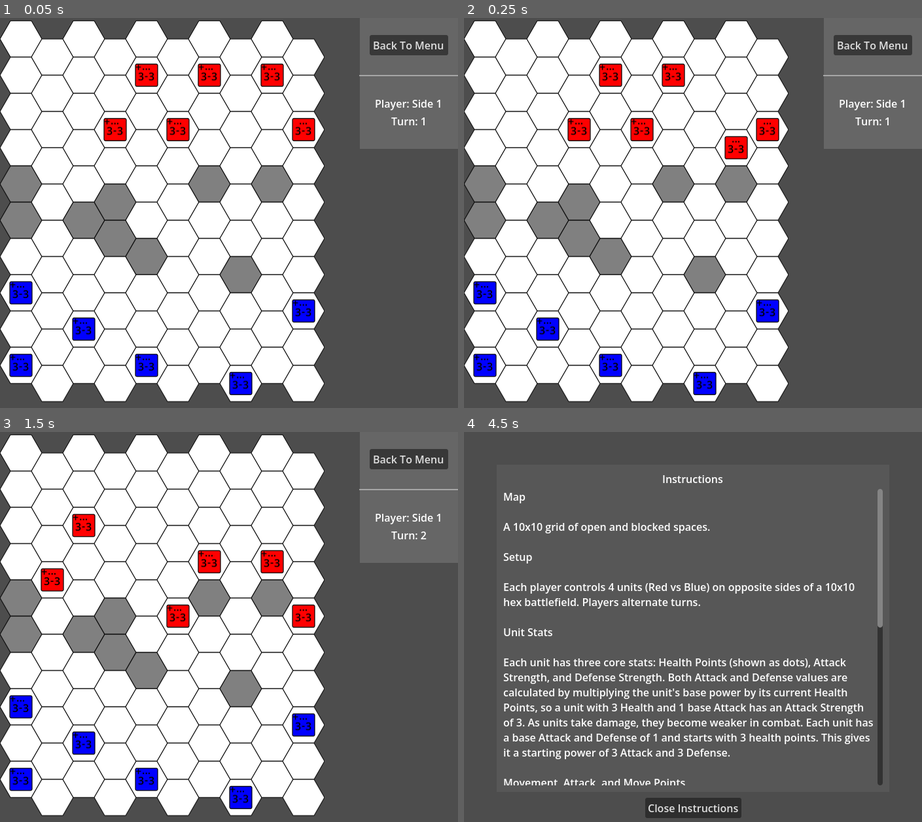
Above: before the commit, frames 1-4 (two rows, left to right).
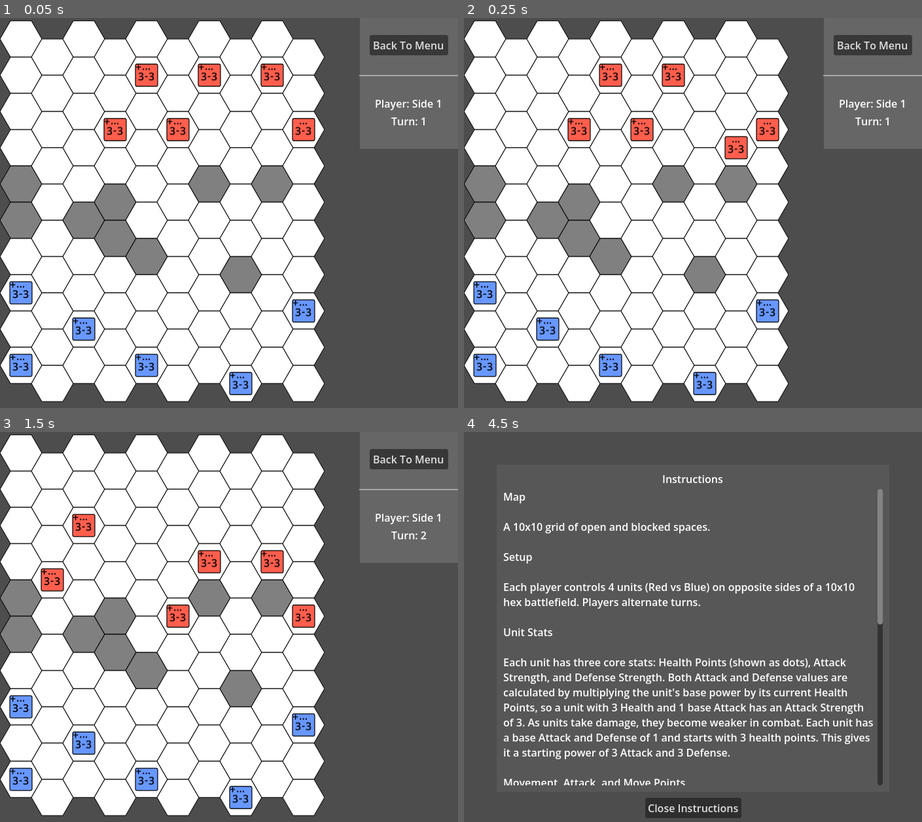
Above: after the commit, the same moments.

Repository: Bly7/1-week-wargame
Game: Godot game, scene res://main.tscn
Same seed, same stepped clock (60 frames per second), same inputs: the game is played once before the commit and once after it. This scene is started directly instead of the project's main scene.
Inputs (mouse positions are in pixels of both pictures, inside the frame that each line leads up to):
- Up to frame 1 (0.05 s): no input
- Up to frame 2 (0.25 s): no input
- Up to frame 3 (1.5 s): move the mouse to (329, 607) at 0.52 s; click (329, 607) at 0.67 s; click "End Turn" at 1.25 s
- Up to frame 4 (4.5 s): click "Back To Menu" at 2 s; click "AI" at 2.75 s; click "Player" at 3.5 s; click "Show Instructions" at 4.25 s

The runs differ from the first frame. In frame 1, 3.1% of the frame differs, in the area x 2-69%, y 11-97%; in frame 2, 3.1%; in frame 3, 3.1%; in frame 4, less than 0.1%.

Commit message:
Update UI, export settings, and add team colors
Added unique_id properties to StartMenu.tscn nodes for better Godot 4 compatibility. Updated .gitignore to exclude Builds directory. Modified export_presets.cfg for new export path and web settings. InstructionPopup.tscn instructions clarified unit movement and added note about the "+" symbol. main.tscn now defines side1_color and side2_color for team differentiation.

Diff:
--- a/Menu/InstructionPopup/InstructionPopup.tscn
+++ b/Menu/InstructionPopup/InstructionPopup.tscn
@@ -68,7 +68,7 @@
 
 Movement, Attack, and Move Points
 
-Every unit starts each turn with 2 Move Points. Each point a …(213 unchanged characters)… ove Points, preventing further movement.
+Every unit starts each turn with 2 Move Points. Each point a …(213 unchanged characters)… ove Points, preventing further movement. Units that have not moved have a \"+\" symbol at the top left of their icon.
 
 Combat Resolution
 
--- a/Menu/StartMenu.tscn
+++ b/Menu/StartMenu.tscn
@@ -12,7 +12,7 @@
 [sub_resource type="StyleBoxLine" id="StyleBoxLine_gfwu2"]
 thickness = 0
 
-[node name="StartMenu" type="Control"]
+[node name="StartMenu" type="Control" unique_id=1967493199]
 layout_mode = 3
 anchors_preset = 15
 anchor_right = 1.0
@@ -21,7 +21,7 @@
 grow_vertical = 2
 script = ExtResource("1_8pdbv")
 
-[node name="StartMenuControl" type="Control" parent="."]
+[node name="StartMenuControl" type="Control" parent="." unique_id=1593148396]
 layout_mode = 1
 anchors_preset = 15
 anchor_right = 1.0
@@ -29,7 +29,7 @@
 grow_horizontal = 2
 grow_vertical = 2
 
-[node name="MarginContainer" type="MarginContainer" parent="StartMenuControl"]
+[node name="MarginContainer" type="MarginContainer" parent="StartMenuControl" unique_id=140556223]
 layout_mode = 1
 anchors_preset = 15
 anchor_right = 1.0
@@ -38,39 +38,39 @@
 grow_vertical = 2
 theme_override_constants/margin_top = 65
 
-[node name="VBoxContainer" type="VBoxContainer" parent="StartMenuControl/MarginContainer"]
+[node name="VBoxContainer" type="VBoxContainer" parent="StartMenuControl/MarginContainer" unique_id=832960522]
 layout_mode = 2
 
-[node name="Label" type="Label" parent="StartMenuControl/MarginContainer/VBoxContainer"]
+[node name="Label" type="Label" parent="StartMenuControl/MarginContainer/VBoxContainer" unique_id=313806950]
 layout_mode = 2
 theme_override_font_sizes/font_size = 40
 text = "1 Week Wargame"
 horizontal_alignment = 1
 vertical_alignment = 1
 
-[node name="HSeparator" type="HSeparator" parent="StartMenuControl/MarginContainer/VBoxContainer"]
+[node name="HSeparator" type="HSeparator" parent="StartMenuControl/MarginContainer/VBoxContainer" unique_id=1514347187]
 layout_mode = 2
 theme_override_styles/separator = SubResource("StyleBoxLine_8pdbv")
 
-[node name="MarginContainer" type="MarginContainer" parent="StartMenuControl/MarginContainer/VBoxContainer"]
+[node name="MarginContainer" type="MarginContainer" parent="StartMenuControl/MarginContainer/VBoxContainer" unique_id=1570082989]
 layout_mode = 2
 theme_override_constants/margin_top = 50
 
-[node name="HBoxContainer" type="HBoxContainer" parent="StartMenuControl/MarginContainer/VBoxContainer/MarginContainer"]
+[node name="HBoxContainer" type="HBoxContainer" parent="StartMenuControl/MarginContainer/VBoxContainer/MarginContainer" unique_id=429076864]
 layout_mode = 2
 alignment = 1
 
-[node name="VBoxContainer" type="VBoxContainer" parent="StartMenuControl/MarginContainer/VBoxContainer/MarginContainer/HBoxContainer"]
+[node name="VBoxContainer" type="VBoxContainer" parent="StartMenuControl/MarginContainer/VBoxContainer/MarginContainer/HBoxContainer" unique_id=635064116]
 layout_mode = 2
 alignment = 1
 
-[node name="Label" type="Label" parent="StartMenuControl/MarginContainer/VBoxContainer/MarginContainer/HBoxContainer/VBoxContainer"]
+[node name="Label" type="Label" parent="StartMenuControl/MarginContainer/VBoxContainer/MarginContainer/HBoxContainer/VBoxContainer" unique_id=822720678]
 layout_mode = 2
 theme_override_font_sizes/font_size = 25
 text = "Side 1"
 horizontal_alignment = 1
 
-[node name="Side1AIButton" type="OptionButton" parent="StartMenuControl/MarginContainer/VBoxContainer/MarginContainer/HBoxContainer/VBoxContainer"]
+[node name="Side1AIButton" type="OptionButton" parent="StartMenuControl/MarginContainer/VBoxContainer/MarginContainer/HBoxContainer/VBoxContainer" unique_id=1030218315]
 layout_mode = 2
 selected = 1
 item_count = 2
@@ -79,22 +79,22 @@
 popup/item_1/text = "AI"
 popup/item_1/id = 0
 
-[node name="VSeparator" type="VSeparator" parent="StartMenuControl/MarginContainer/VBoxContainer/MarginContainer/HBoxContainer"]
+[node name="VSeparator" type="VSeparator" parent="StartMenuControl/MarginContainer/VBoxContainer/MarginContainer/HBoxContainer" unique_id=741983089]
 layout_mode = 2
 theme_override_constants/separation = 50
 theme_override_styles/separator = SubResource("StyleBoxLine_gfwu2")
 
-[node name="VBoxContainer2" type="VBoxContainer" parent="StartMenuControl/MarginContainer/VBoxContainer/MarginContainer/HBoxContainer"]
+[node name="VBoxContainer2" type="VBoxContainer" parent="StartMenuControl/MarginContainer/VBoxContainer/MarginContainer/HBoxContainer" unique_id=960225190]
 layout_mode = 2
 alignment = 1
 
-[node name="Label" type="Label" parent="StartMenuControl/MarginContainer/VBoxContainer/MarginContainer/HBoxContainer/VBoxContainer2"]
+[node name="Label" type="Label" parent="StartMenuControl/MarginContainer/VBoxContainer/MarginContainer/HBoxContainer/VBoxContainer2" unique_id=344162577]
 layout_mode = 2
 theme_override_font_sizes/font_size = 25
 text = "Side 2"
 horizontal_alignment = 1
 
-[node name="Side2AIButton" type="OptionButton" parent="StartMenuControl/MarginContainer/VBoxContainer/MarginContainer/HBoxContainer/VBoxContainer2"]
+[node name="Side2AIButton" type="OptionButton" parent="StartMenuControl/MarginContainer/VBoxContainer/MarginContainer/HBoxContainer/VBoxContainer2" unique_id=1929197189]
 layout_mode = 2
 selected = 0
 item_count = 2
@@ -103,26 +103,26 @@
 popup/item_1/text = "AI"
 popup/item_1/id = 0
 
-[node name="MarginContainer5" type="MarginContainer" parent="StartMenuControl/MarginContainer/VBoxContainer"]
+[node name="MarginContainer5" type="MarginContainer" parent="StartMenuControl/MarginContainer/VBoxContainer" unique_id=745221421]
 layout_mode = 2
 theme_override_constants/margin_top = 15
 
-[node name="VBoxContainer" type="VBoxContainer" parent="StartMenuControl/MarginContainer/VBoxContainer/MarginContainer5"]
+[node name="VBoxContainer" type="VBoxContainer" parent="StartMenuControl/MarginContainer/VBoxContainer/MarginContainer5" unique_id=153266980]
 layout_mode = 2
 
-[node name="Label" type="Label" parent="StartMenuControl/MarginContainer/VBoxContainer/MarginContainer5/VBoxContainer"]
+[node name="Label" type="Label" parent="StartMenuControl/MarginContainer/VBoxContainer/MarginContainer5/VBoxContainer" unique_id=1335906732]
 layout_mode = 2
 theme_override_font_sizes/font_size = 20
 text = "Unit Number (4-20)"
 horizontal_alignment = 1
 vertical_alignment = 1
 
-[node name="MarginContainer" type="MarginContainer" parent="StartMenuControl/MarginContainer/VBoxContainer/MarginContainer5/VBoxContainer"]
+[node name="MarginContainer" type="MarginContainer" parent="StartMenuControl/MarginContainer/VBoxContainer/MarginContainer5/VBoxContainer" unique_id=1622405984]
 layout_mode = 2
 theme_override_constants/margin_left = 300
 theme_override_constants/margin_right = 300
 
-[node name="UnitNumberSpinBox" type="SpinBox" parent="StartMenuControl/MarginContainer/VBoxContainer/MarginContainer5/VBoxContainer/MarginContainer"]
+[node name="UnitNumberSpinBox" type="SpinBox" parent="StartMenuControl/MarginContainer/VBoxContainer/MarginContainer5/VBoxContainer/MarginContainer" unique_id=1993503272]
 layout_mode = 2
 theme_override_constants/buttons_width = 20
 min_value = 4.0
@@ -130,40 +130,40 @@
 value = 6.0
 alignment = 1
 
-[node name="MarginContainer2" type="MarginContainer" parent="StartMenuControl/MarginContainer/VBoxContainer"]
+[node name="MarginContainer2" type="MarginContainer" parent="StartMenuControl/MarginContainer/VBoxContainer" unique_id=1144206261]
 layout_mode = 2
 theme_override_constants/margin_left = 200
 theme_override_constants/margin_top = 50
 theme_override_constants/margin_right = 200
 
-[node name="StartGameButton" type="Button" parent="StartMenuControl/MarginContainer/VBoxContainer/MarginContainer2"]
+[node name="StartGameButton" type="Button" parent="StartMenuControl/MarginContainer/VBoxContainer/MarginContainer2" unique_id=1369192755]
 layout_mode = 2
 theme_override_font_sizes/font_size = 24
 text = "Start Game"
 
-[node name="MarginContainer3" type="MarginContainer" parent="StartMenuControl/MarginContainer/VBoxContainer"]
+[node name="MarginContainer3" type="MarginContainer" parent="StartMenuControl/MarginContainer/VBoxContainer" unique_id=2078139240]
 layout_mode = 2
 theme_override_constants/margin_left = 200
 theme_override_constants/margin_top = 10
 theme_override_constants/margin_right = 200
 
-[node name="InstructionsButton" type="Button" parent="StartMenuControl/MarginContainer/VBoxContainer/MarginContainer3"]
+[node name="InstructionsButton" type="Button" parent="StartMenuControl/MarginContainer/VBoxContainer/MarginContainer3" unique_id=1708112037]
 layout_mode = 2
 theme_override_font_sizes/font_size = 24
 text = "Show Instructions"
 
-[node name="MarginContainer4" type="MarginContainer" parent="StartMenuControl/MarginContainer/VBoxContainer"]
+[node name="MarginContainer4" type="MarginContainer" parent="StartMenuControl/MarginContainer/VBoxContainer" unique_id=984439783]
 layout_mode = 2
 theme_override_constants/margin_left = 200
 theme_override_constants/margin_top = 10
 theme_override_constants/margin_right = 200
 
-[node name="ExitButton" type="Button" parent="StartMenuControl/MarginContainer/VBoxContainer/MarginContainer4"]
+[node name="ExitButton" type="Button" parent="StartMenuControl/MarginContainer/VBoxContainer/MarginContainer4" unique_id=1505013697]
 layout_mode = 2
 theme_override_font_sizes/font_size = 24
 text = "Exit Game"
 
-[node name="InstructionPopup" parent="." instance=ExtResource("2_qn8y5")]
+[node name="InstructionPopup" parent="." unique_id=346923732 instance=ExtResource("2_qn8y5")]
 visible = false
 layout_mode = 1
 
--- a/main.tscn
+++ b/main.tscn
@@ -11,6 +11,8 @@
 
 [node name="Main" type="Node2D" unique_id=938094132]
 script = ExtResource("1_0xm2m")
+side1_color = Color(1, 0.36778843, 0.3002166, 1)
+side2_color = Color(0.4051777, 0.59229565, 1, 1)
 unit_scene = ExtResource("3_h2yge")
 
 [node name="Map" parent="." unique_id=304622505 instance=ExtResource("1_ig7tw")]
Not shown: 1 places in Menu/StartMenu.tscn that only renumber resources
Not shown, changed: export_presets.cfg
Not shown, changed: .gitignore
